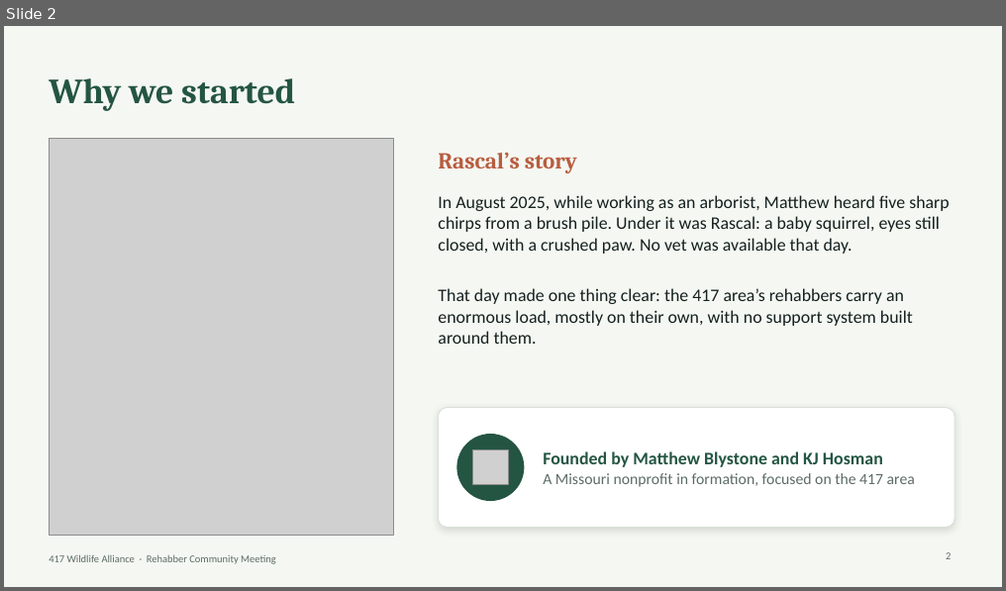
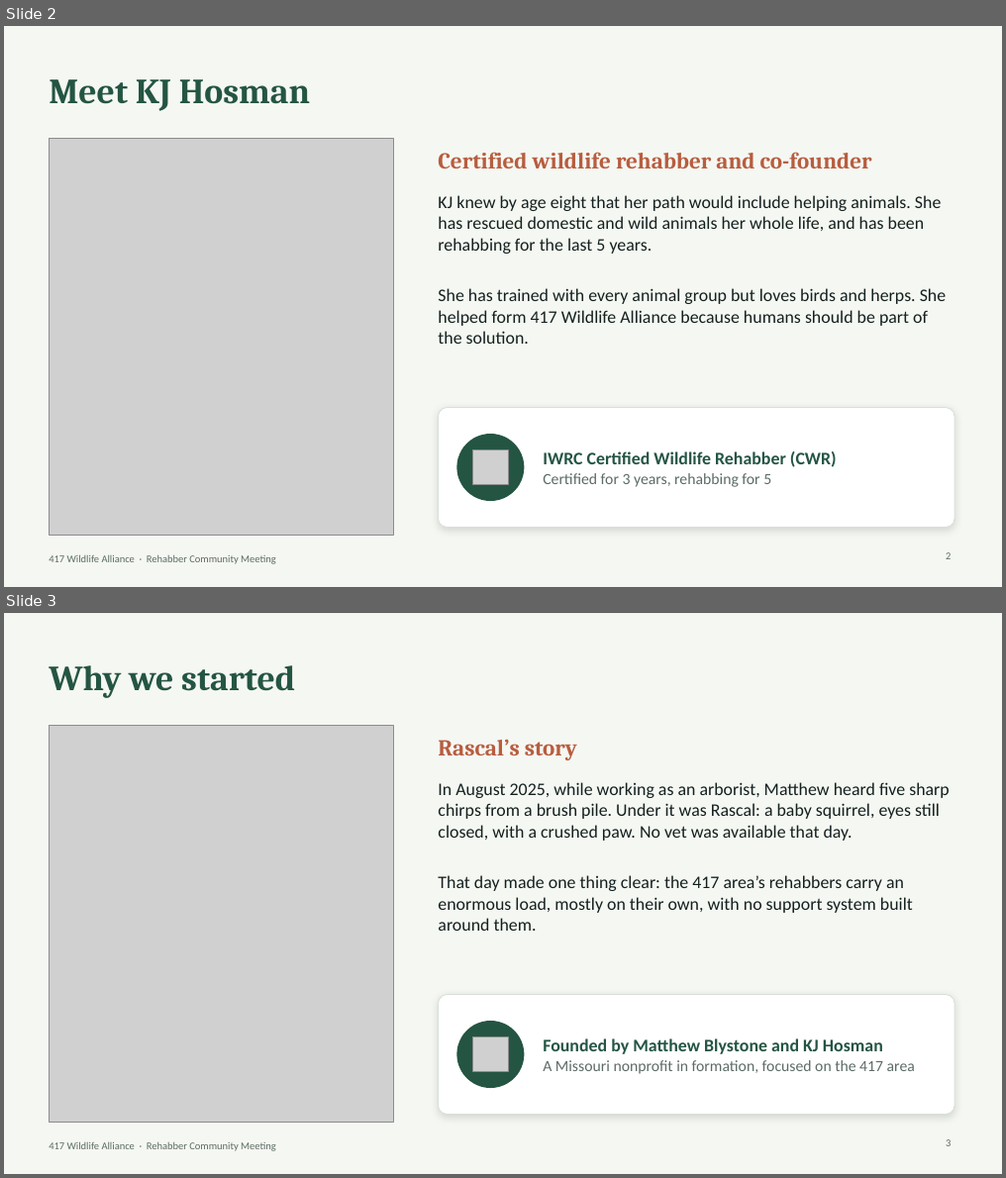
Before and after one commit to Bstonem/417-wildlife-alliance, a slide deck: docs/presentations/2026-11-14-rehabber-meeting.pptx. Shown one above the other, each under a label of ours: slide 2 before the commit, slides 2 and 3 after it. The pictures are 1006x591 and 1006x1178 pixels, drawn with LibreOffice and Linux fonts; fonts in the diff are those of the drawing; grey boxes stand for pictures. Boxes give left, top, right and bottom in pixels: in the first picture for what was removed or moved away, otherwise in the second. Text is boxed around its words. In the diff, an @@ line names an element or a change of style, - is before the commit and + after.

```diff
--- a/docs/presentations/2026-11-14-rehabber-meeting.pptx
+++ b/docs/presentations/2026-11-14-rehabber-meeting.pptx
@@ slide 2 added at (4, 26, 1002, 587), background #F5F7F2; not listed: 1 template element that a slide beside it also shows @@
@@ title added at (49, 79, 310, 111), 34 pt, text #245543, bold @@
+Meet KJ Hosman
@@ picture added at (49, 138, 393, 535) @@
@@ text added at (438, 152, 872, 169), 22 pt, text #B85D3F, bold @@
+Certified wildlife rehabber and co-founder
@@ text added at (438, 195, 941, 254), 17 pt, text #14211F @@
+KJ knew by age eight that her path would include helping animals. She has rescued domestic and wild animals her whole life, and has been rehabbing for the last 5 years.
@@ text added at (438, 288, 945, 344), 17 pt, text #14211F @@
+She has trained with every animal group but loves birds and herps. She helped form 417 Wildlife Alliance because humans should be part of the solution.
@@ rounded rectangle added at (439, 408, 954, 528), fill #FFFFFF, outline #D8E0D8 0.75 pt @@
@@ ellipse added at (456, 434, 525, 501), fill #245543 @@
@@ picture added at (473, 451, 509, 485) @@
@@ text added at (543, 452, 837, 487), 17 pt, text #245543, bold @@
+IWRC Certified Wildlife Rehabber (CWR)
+Certified for 3 years, rehabbing for 5
@@ page number added at (945, 553, 950, 560), 10 pt, text #5D6C66 @@
+2
@@ what was slide 2 is now slide 3 @@
```
Also in this commit, not shown: 1 slide changed.
